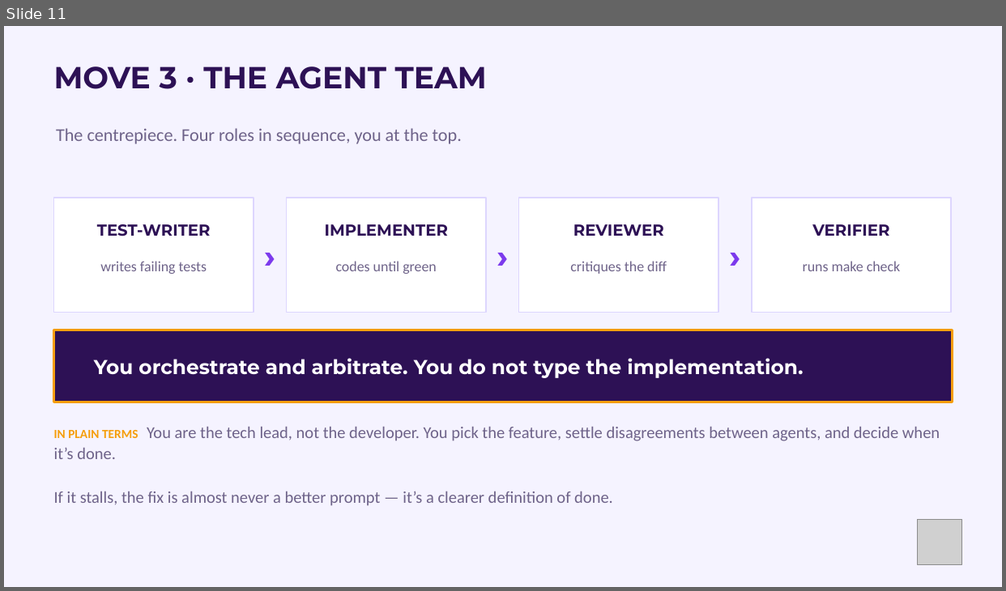
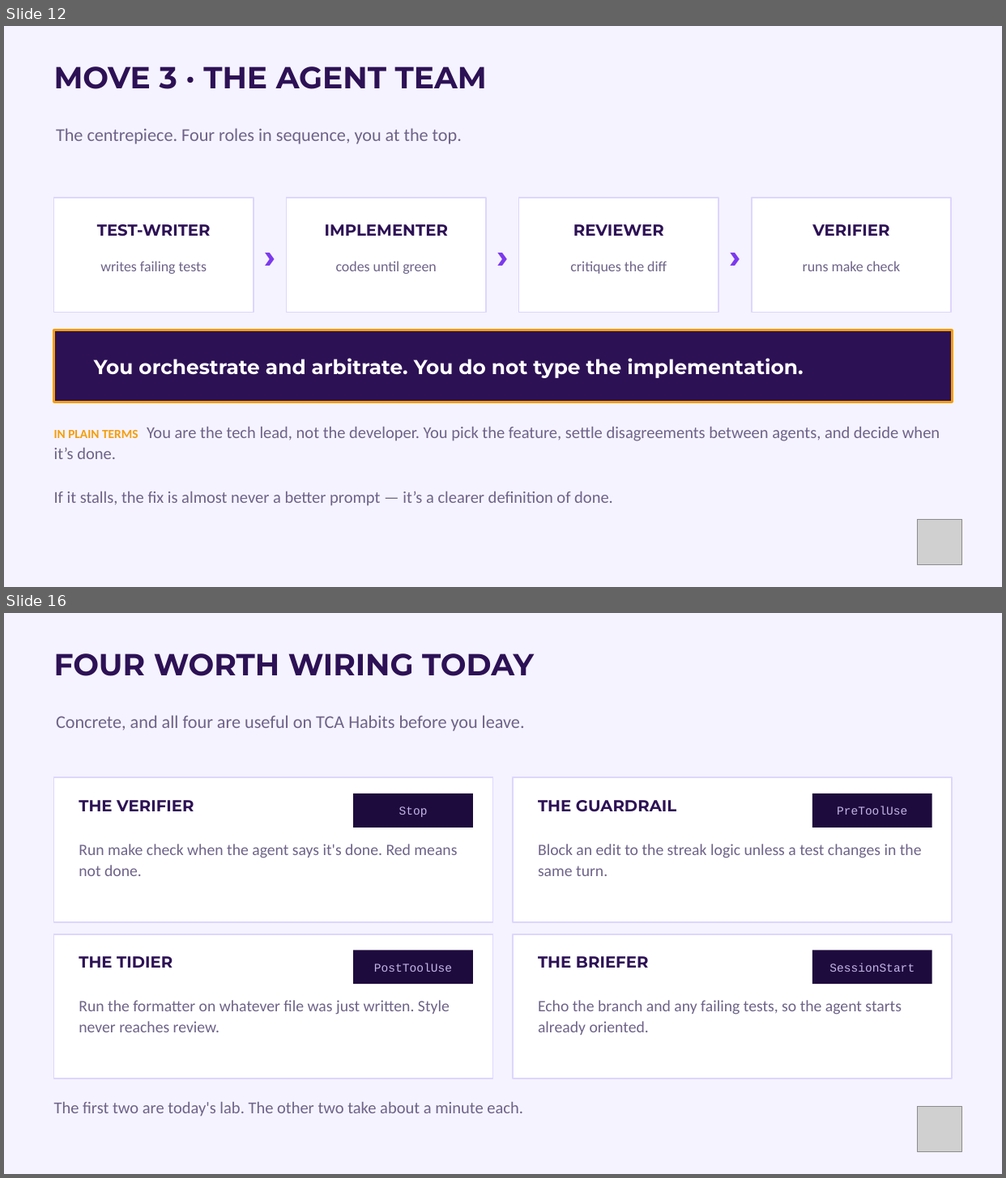
Before and after one commit to paulkeen/tca-habits, a slide deck: docs/TCA-Agentic-Engineering.pptx. Shown one above the other, each under a label of ours: slide 11 before the commit, slides 12 and 16 after it; the slides between them are not shown. The pictures are 1006x591 and 1006x1178 pixels, drawn with LibreOffice and Linux fonts; fonts in the diff are those of the drawing; grey boxes stand for pictures. Boxes give left, top, right and bottom in pixels: in the first picture for what was removed or moved away, otherwise in the second. Text is boxed around its words. In the diff, an @@ line names an element or a change of style, - is before the commit and + after.

```diff
--- a/docs/TCA-Agentic-Engineering.pptx
+++ b/docs/TCA-Agentic-Engineering.pptx
@@ slide 16 added at (4, 613, 1002, 1174), background #F5F3FF @@
@@ text added at (54, 653, 534, 676), 22 pt, text #2D1155, bold @@
+FOUR WORTH WIRING TODAY
@@ text added at (56, 715, 525, 731), 13 pt, text #6E6389 @@
+Concrete, and all four are useful on TCA Habits before you leave.
@@ rectangle added at (54, 777, 493, 922), fill #FFFFFF, outline #DDD6FE 1 pt @@
@@ rectangle added at (513, 777, 952, 922), fill #FFFFFF, outline #DDD6FE 1 pt @@
@@ text added at (79, 800, 194, 811), 11.5 pt, text #2D1155, bold @@
+THE VERIFIER
@@ rectangle added at (353, 794, 473, 828), fill #1E0B3D @@
@@ text added at (399, 807, 428, 817), 8.5 pt, text #C4B5E8 @@
+Stop
@@ text added at (538, 800, 676, 812), 11.5 pt, text #2D1155, bold @@
+THE GUARDRAIL
@@ rectangle added at (812, 794, 932, 828), fill #1E0B3D @@
@@ text added at (837, 807, 907, 815), 8.5 pt, text #C4B5E8 @@
+PreToolUse
@@ text added at (79, 844, 457, 876), 11.5 pt, text #6E6389 @@
+Run make check when the agent says it's done. Red means not done.
@@ text added at (538, 844, 922, 876), 11.5 pt, text #6E6389 @@
+Block an edit to the streak logic unless a test changes in the same turn.
@@ rectangle added at (54, 935, 493, 1079), fill #FFFFFF, outline #DDD6FE 1 pt @@
@@ rectangle added at (353, 950, 473, 984), fill #1E0B3D @@
@@ rectangle added at (513, 935, 952, 1079), fill #FFFFFF, outline #DDD6FE 1 pt @@
@@ rectangle added at (812, 950, 932, 984), fill #1E0B3D @@
@@ text added at (79, 956, 172, 968), 11.5 pt, text #2D1155, bold @@
+THE TIDIER
@@ text added at (374, 963, 452, 972), 8.5 pt, text #C4B5E8 @@
+PostToolUse
@@ text added at (538, 956, 649, 968), 11.5 pt, text #2D1155, bold @@
+THE BRIEFER
@@ text added at (829, 963, 914, 972), 8.5 pt, text #C4B5E8 @@
+SessionStart
@@ text added at (79, 1000, 450, 1033), 11.5 pt, text #6E6389 @@
+Run the formatter on whatever file was just written. Style never reaches review.
@@ text added at (538, 1000, 901, 1035), 11.5 pt, text #6E6389 @@
+Echo the branch and any failing tests, so the agent starts already oriented.
@@ text added at (54, 1102, 523, 1116), 12 pt, text #6E6389 @@
+The first two are today's lab. The other two take about a minute each.
@@ picture added at (917, 1107, 962, 1152) @@
@@ what was slide 11 is now slide 12 @@
```
Also in this commit, not shown: 3 slides changed, 6 other slides added, 1 slide removed, 5 other files.
